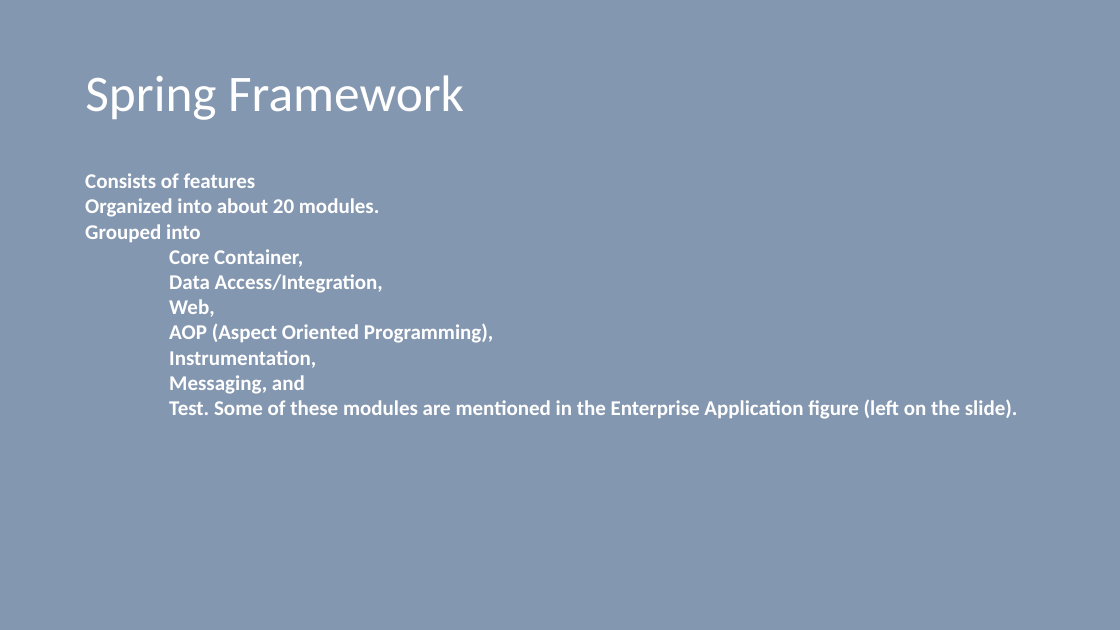
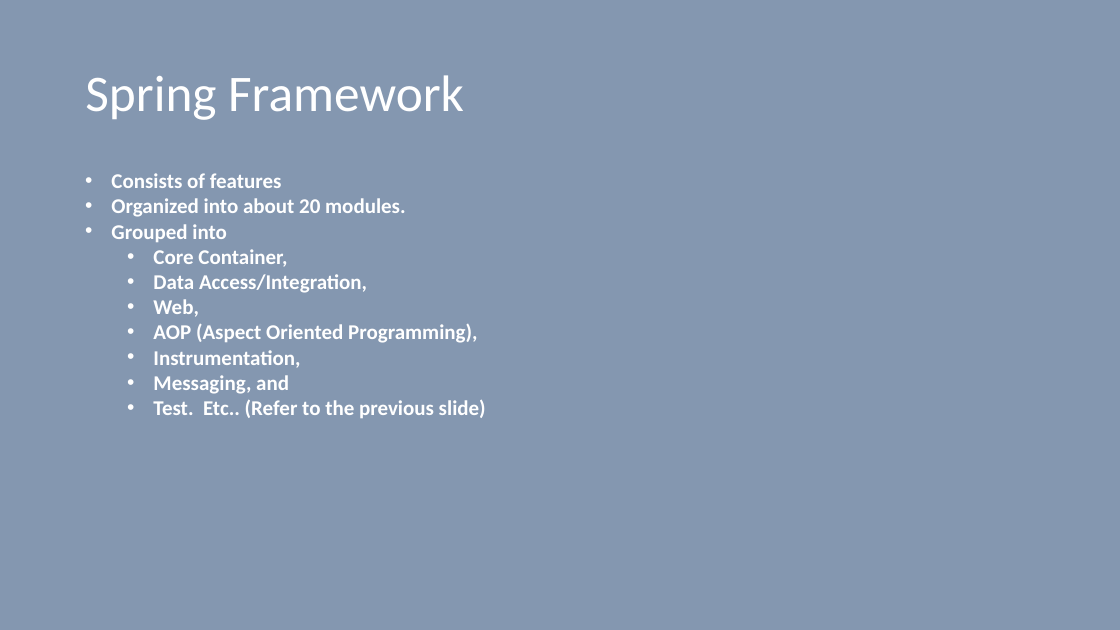
Before and after one commit to vilasvarghese/microservices, a slide deck: slide 9 of training/day1/3SpringBootDay1And2.pptx (slide 4 before the commit). Drawn at 1120x630 pixels with LibreOffice and Linux fonts; fonts in the diff are those of the drawing. Boxes give left, top, right and bottom in pixels: in the first picture for what was removed or moved away, otherwise in the second. Text is boxed around its words. In the diff, an @@ line names an element or a change of style, - is before the commit and + after.

```diff
--- a/training/day1/3SpringBootDay1And2.pptx
+++ b/training/day1/3SpringBootDay1And2.pptx
@@ text at (x1=111, y1=173, x2=477, y2=394): bullet none to •; list level 1 to 2 in "Core Container,"; list level 1 to 2 in "Data Access/Integration,"; list level 1 to 2 in "Web,"; list level 1 to 2 in "AOP (Aspect Oriented Programming),"; list level 1 to 2 in "Instrumentation,"; list level 1 to 2 in "Messaging, and" @@
@@ text at (x1=153, y1=400, x2=486, y2=418): text changed @@
-Test. Some of these modules are mentioned in the Enterprise Application figure (left on the slide).
+  • Test. Etc.. (Refer to the previous slide)
```
Also in this commit, not shown: 4 other slides changed, 8 slides added, 1 slide removed, 31 other files.
